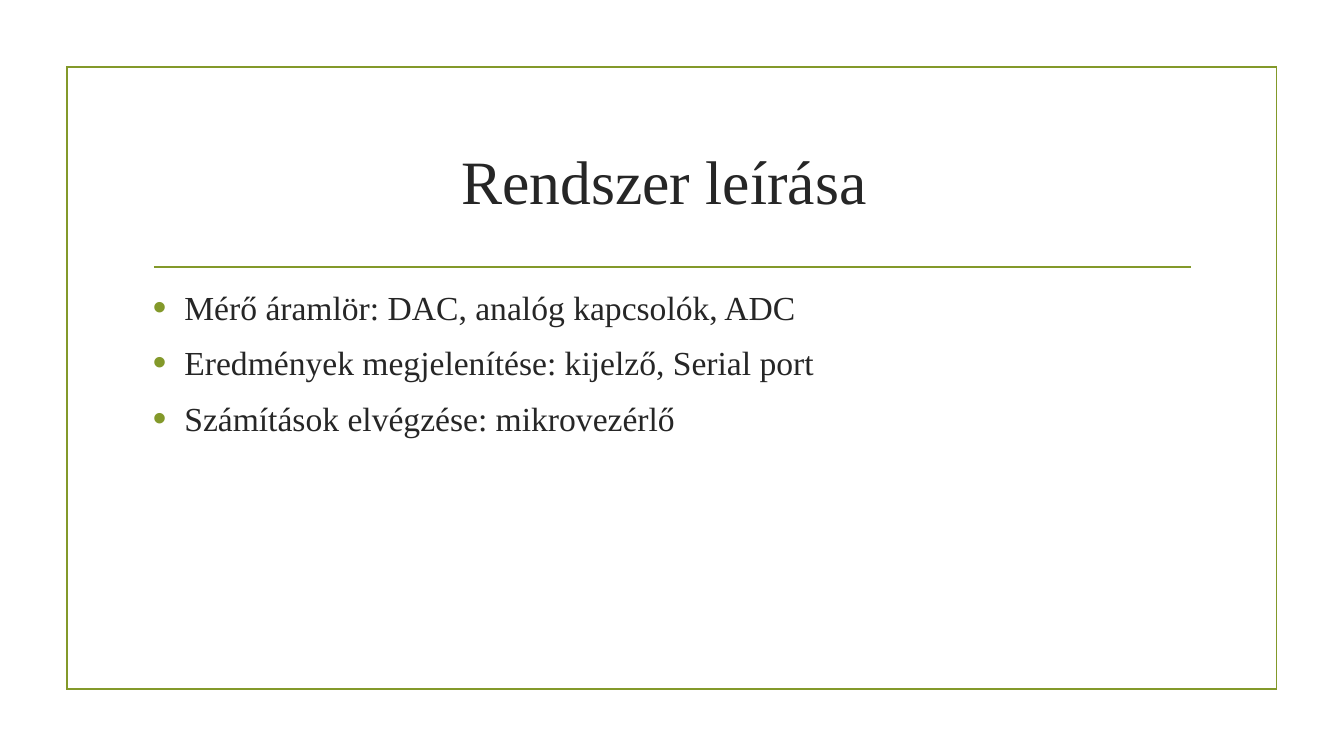
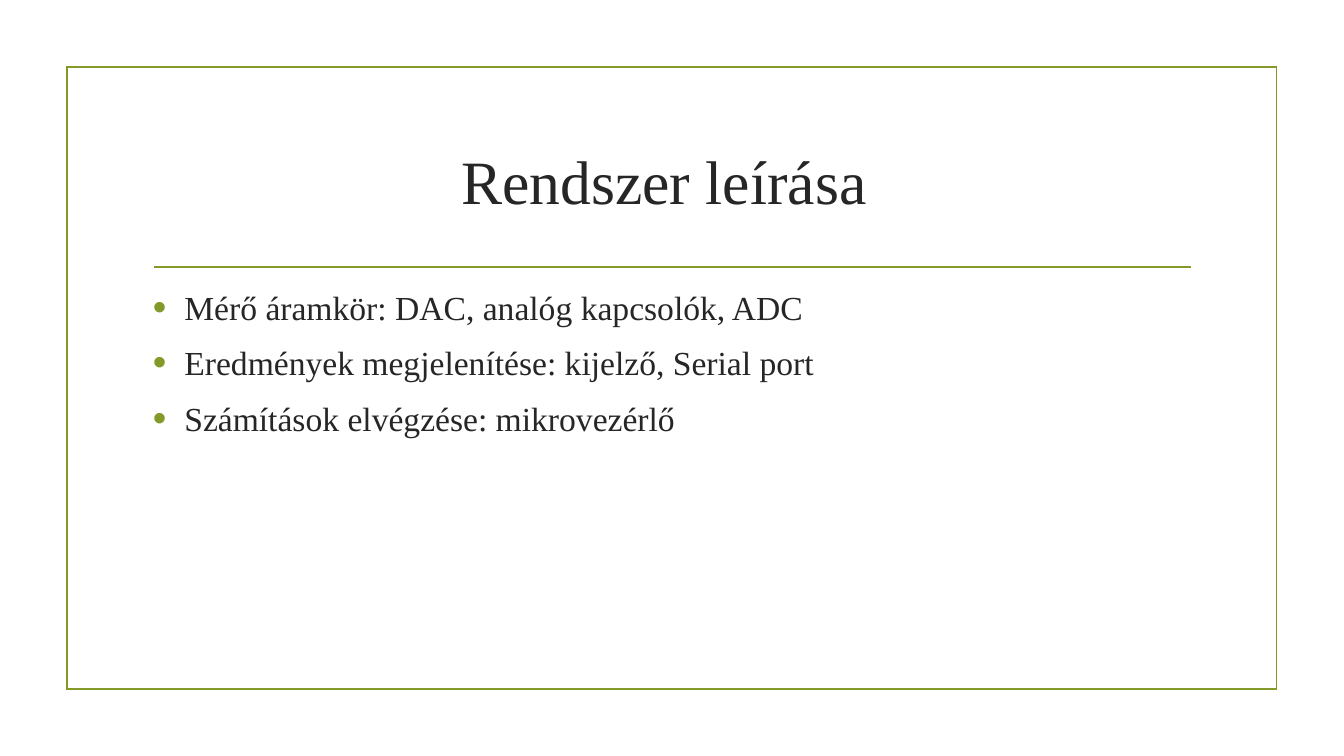
Before and after one commit to LukacsBotond/Allamvizsga, a slide deck: slide 6 of Doc/Lukacs_Botond_prezentacio.pptx. Drawn at 1344x756 pixels with LibreOffice and Linux fonts; fonts in the diff are those of the drawing; background and template pictures are left out. Boxes give left, top, right and bottom in pixels: in the first picture for what was removed or moved away, otherwise in the second. Text is boxed around its words. In the diff, an @@ line names an element or a change of style, - is before the commit and + after.

```diff
--- a/Doc/Lukacs_Botond_prezentacio.pptx
+++ b/Doc/Lukacs_Botond_prezentacio.pptx
@@ text at box(184, 296, 803, 327): text changed @@
-• Mérő áramlör: DAC, analóg kapcsolók, ADC
+• Mérő áramkör: DAC, analóg kapcsolók, ADC
```
Also in this commit, not shown: 4 other slides changed, 5 slides added, 4 other files.
